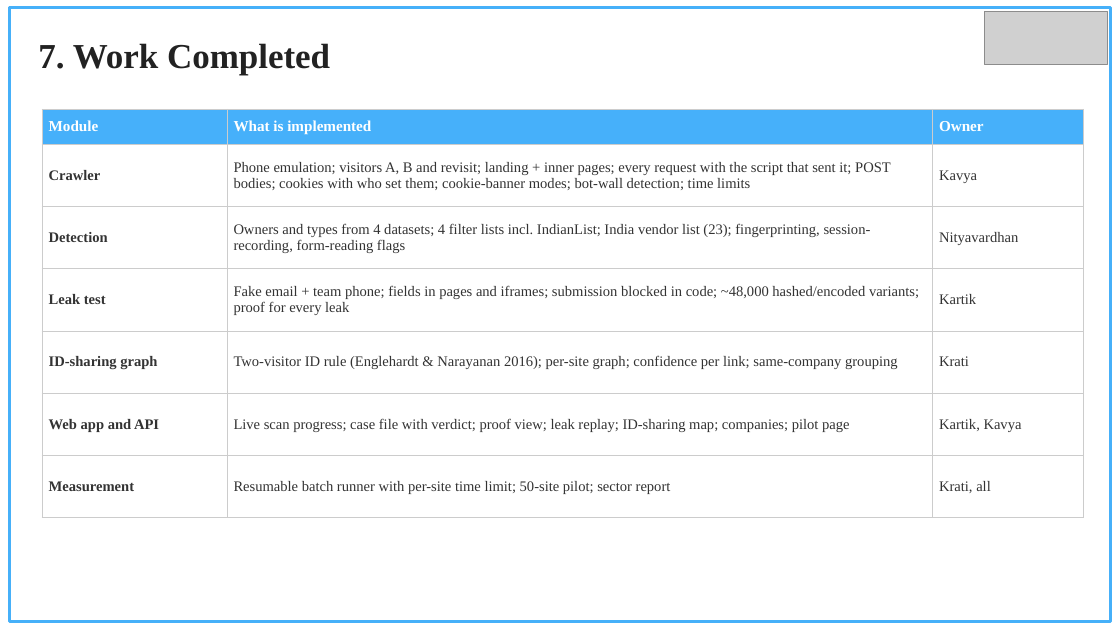
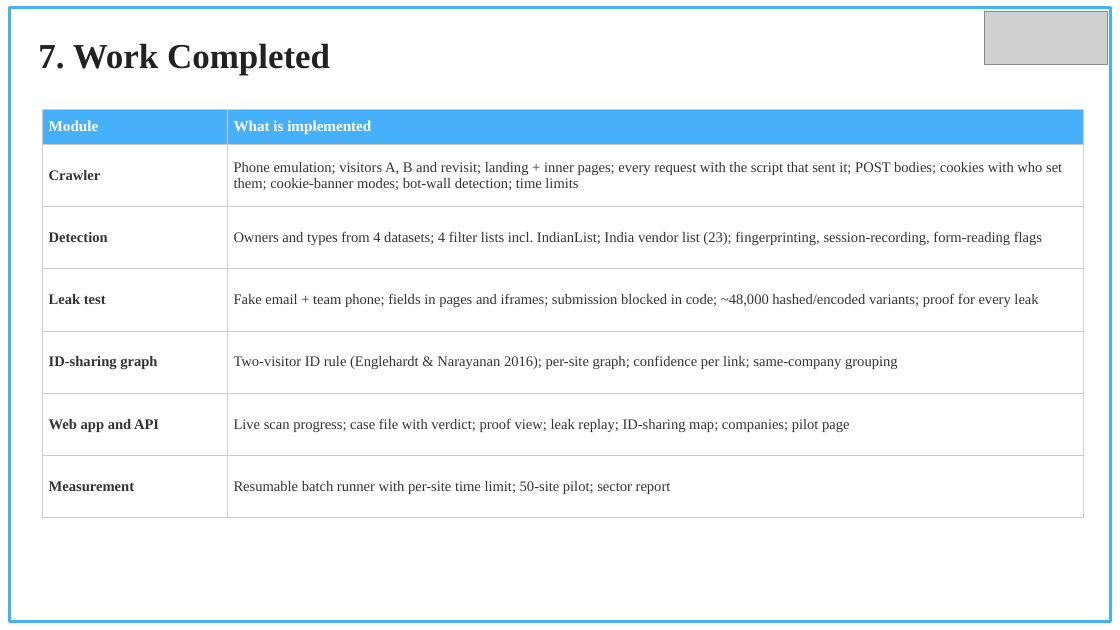
Before and after one commit to KavyaJain321/TraceMap, a slide deck: slide 9 of docs/mid-sem/TraceMap_MidSem_PPT.pptx. Drawn at 1120x630 pixels with LibreOffice and Linux fonts; fonts in the diff are those of the drawing; grey boxes stand for pictures. Boxes give left, top, right and bottom in pixels: in the first picture for what was removed or moved away, otherwise in the second. Text is boxed around its words. In the diff, an @@ line names an element or a change of style, - is before the commit and + after.

```diff
--- a/docs/mid-sem/TraceMap_MidSem_PPT.pptx
+++ b/docs/mid-sem/TraceMap_MidSem_PPT.pptx
@@ table at bbox=[42, 109, 1084, 518] @@
-column 3: Owner | Kavya | Nityavardhan | Kartik | Krati | Kartik, Kavya | Krati, all
```
Also in this commit, not shown: 1 other file.
